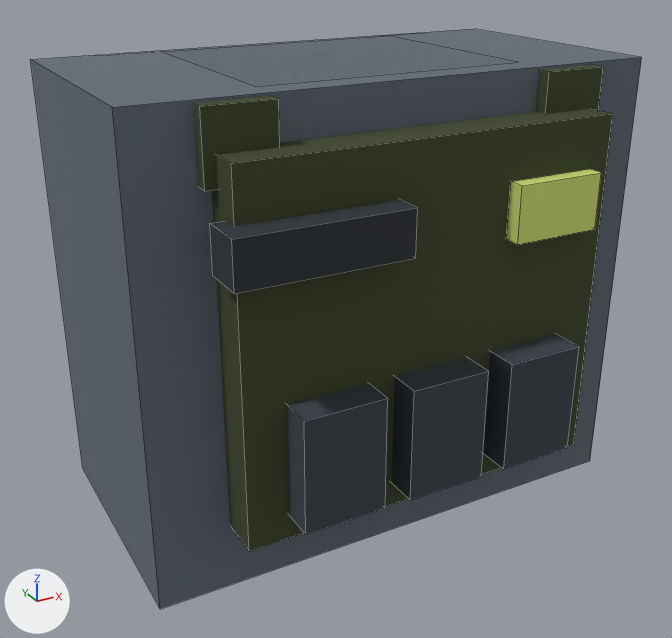
The FBX model assets/3d/export/pc_assault_upper_torso.fbx, before and after one commit.
Before and after are seen from a 50 mm camera at (-1.66, -3.0, 1.33) aimed at (-0.05, -0.07, -0.13). The lights are fixed; the arrows at lower left show +X, +Y and +Z. The first picture is the older version. Mesh edges are drawn as thin lines.

The first picture shows 'pc_assault_upper_torso'.
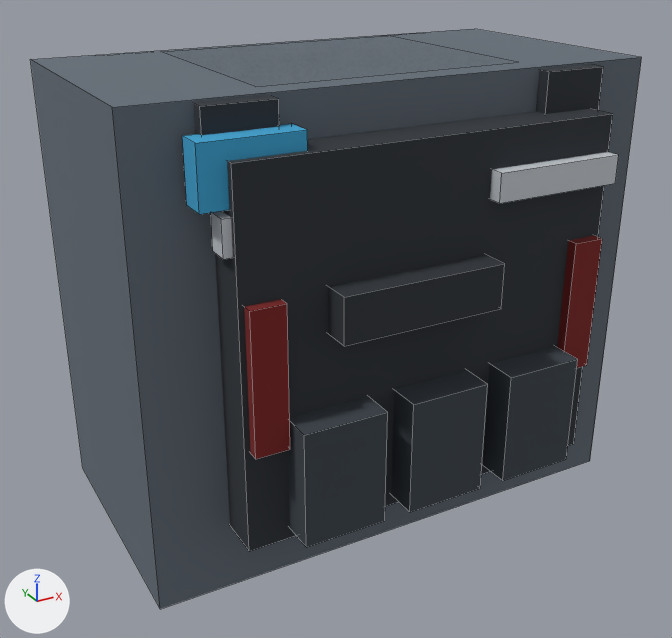
Where the change shows, as pixel boxes (x1, y1, x2, y2) in the pictures (672 x 638 px; the box of a moved part takes in the faces that stretch with it):
part 1 of me_pc_assault_upper_torso, added
    after: (211, 211, 233, 259)
part 2 of me_pc_assault_upper_torso, added (blue)
    after: (182, 124, 308, 214)
part 3 of me_pc_assault_upper_torso, added
    after: (490, 152, 619, 203)
part 4 of me_pc_assault_upper_torso, moved or reshaped
    before: (287, 383, 388, 535)
    after: (288, 396, 388, 547)
part 5 of me_pc_assault_upper_torso, moved or reshaped
    before: (392, 357, 489, 500)
    after: (391, 370, 488, 512)
part 6 of me_pc_assault_upper_torso, moved or reshaped
    before: (483, 334, 579, 469)
    after: (483, 347, 578, 481)
part 7 of me_pc_assault_upper_torso, moved or reshaped
    before: (210, 199, 418, 294)
    after: (328, 255, 505, 346)
part 8 of me_pc_assault_upper_torso, added (red)
    after: (244, 299, 290, 459)
part 9 of me_pc_assault_upper_torso, added (red)
    after: (557, 235, 602, 368)
part 10 of me_pc_assault_upper_torso, deleted (green)
    before: (506, 169, 601, 245)
part 11 of me_pc_assault_upper_torso, surface changed
    both: (193, 65, 612, 549)

The edits, one by one:
me_pc_assault_upper_torso is used by ob_pc_assault_upper_torso; location (0.0, 0.0, 0.0).
me_pc_assault_upper_torso had 88 vertices, 66 faces and spanned x -0.97..0.97, y -0.78..0.66, z -0.85..0.85.
me_pc_assault_upper_torso now has 128 vertices, 96 faces and spans x -0.97..0.97, y -0.78..0.73, z -0.85..0.85.
me_pc_assault_upper_torso part 1: a new loose piece, a box spanning x -0.73..-0.51, y -0.64..-0.56, z 0.42..0.54, in mat_palette (picture img_palette_png).
me_pc_assault_upper_torso part 2: a new loose piece, a box spanning x -0.79..-0.45, y -0.63..-0.53, z 0.56..0.76, in mat_palette (picture img_palette_png).
me_pc_assault_upper_torso part 3: a new loose piece, a box spanning x 0.2..0.7, y -0.71..-0.65, z 0.47..0.57, in mat_palette (picture img_palette_png).
me_pc_assault_upper_torso part 4: the loose piece of 8 vertices spanning x -0.55..-0.25, y -0.78..-0.62, z -0.51..-0.09 is moved by (0.0, 0.0, -0.05).
me_pc_assault_upper_torso part 5: the loose piece of 8 vertices spanning x -0.15..0.15, y -0.78..-0.62, z -0.51..-0.09 is moved by (0.0, 0.0, -0.05).
me_pc_assault_upper_torso part 6: the loose piece of 8 vertices spanning x 0.25..0.55, y -0.78..-0.62, z -0.51..-0.09 is moved by (0.0, 0.0, -0.05).
me_pc_assault_upper_torso part 7: the loose piece of 8 vertices spanning x -0.75..-0.15, y -0.76..-0.6, z 0.36..0.52 is moved by (0.35, 0.0, -0.24).
me_pc_assault_upper_torso part 8: a new loose piece, a box spanning x -0.68..-0.56, y -0.7..-0.5, z -0.23..0.27, in mat_palette (picture img_palette_png).
me_pc_assault_upper_torso part 9: a new loose piece, a box spanning x 0.56..0.68, y -0.7..-0.5, z -0.23..0.27, in mat_palette (picture img_palette_png).
me_pc_assault_upper_torso part 10: the loose piece of 8 vertices spanning x 0.28..0.62, y -0.72..-0.66, z 0.32..0.52 is deleted.
me_pc_assault_upper_torso part 11: 24 kept faces spanning x -0.74..0.74, y -0.66..0.66, z -0.6..0.84 get new texture (UV) coordinates.
Other edits to the shape of me_pc_assault_upper_torso do not show in these pictures.
